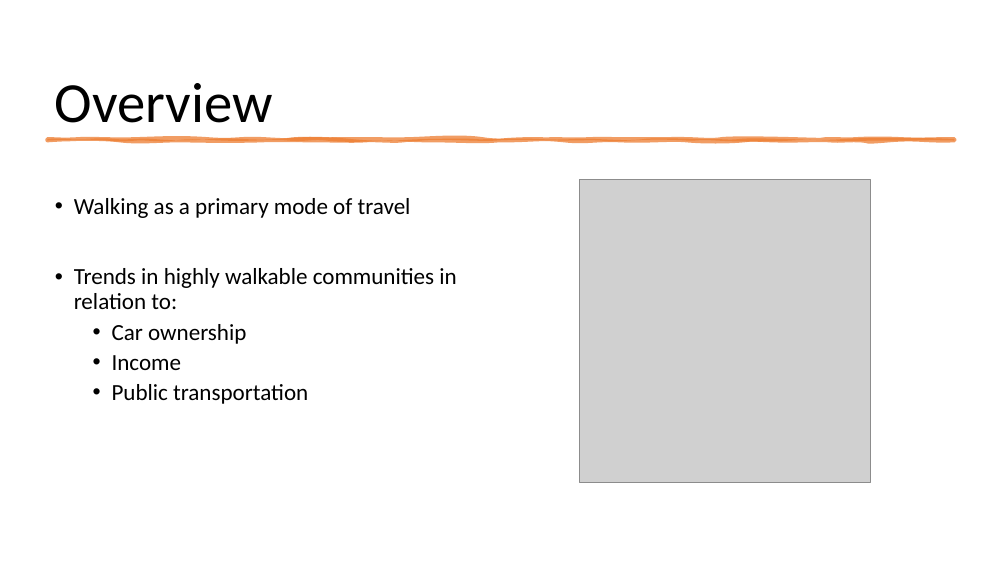
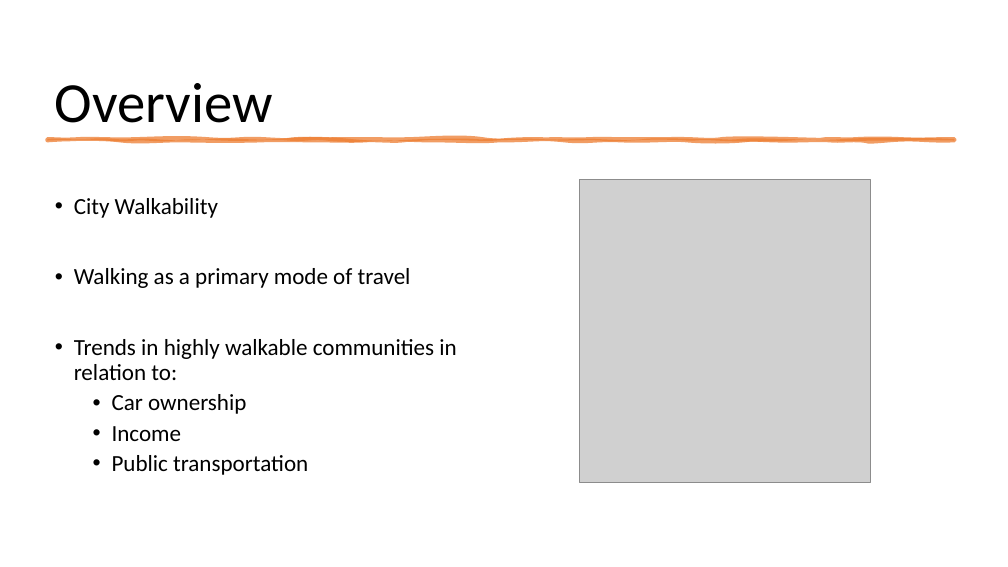
Before and after one commit to mbarre8/Project_1, a slide deck: slide 2 of Project1-PP.pptx. Drawn at 1008x567 pixels with LibreOffice and Linux fonts; fonts in the diff are those of the drawing; grey boxes stand for pictures. Boxes give left, top, right and bottom in pixels: in the first picture for what was removed or moved away, otherwise in the second. Text is boxed around its words. In the diff, an @@ line names an element or a change of style, - is before the commit and + after.

```diff
--- a/Project1-PP.pptx
+++ b/Project1-PP.pptx
@@ text at <box>74,198,218,218</box>: paragraph added @@
+• City Walkability
```
Also in this commit, not shown: 5 other slides changed, 3 slides added, 2 slides removed, 24 other files.
